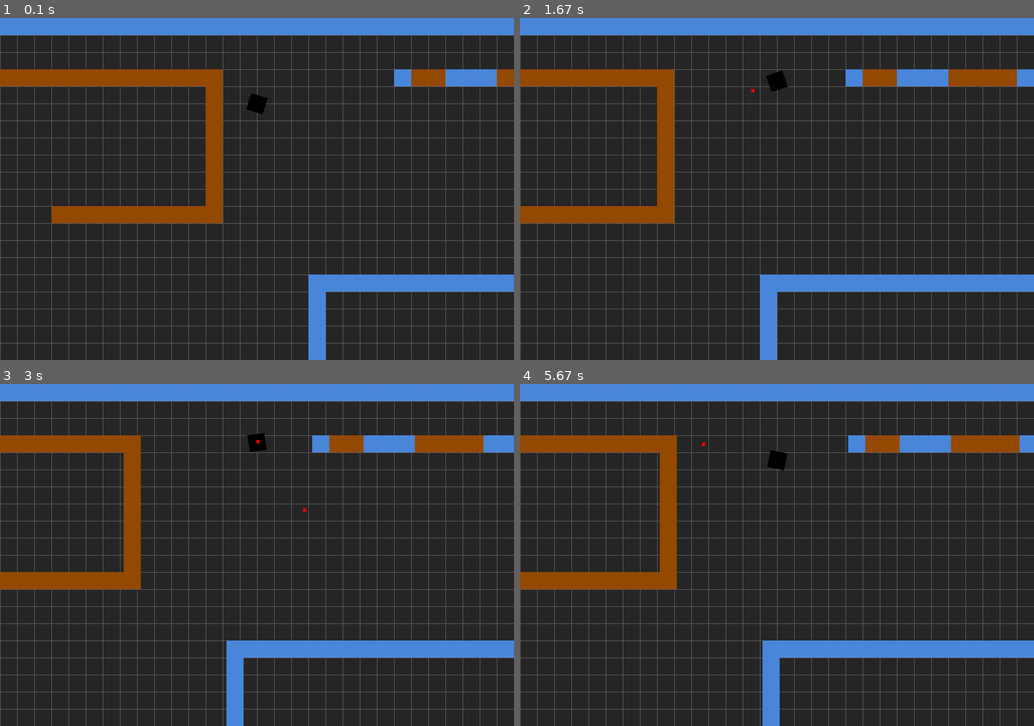
Above: before the commit, frames 1-4 (two rows, left to right).
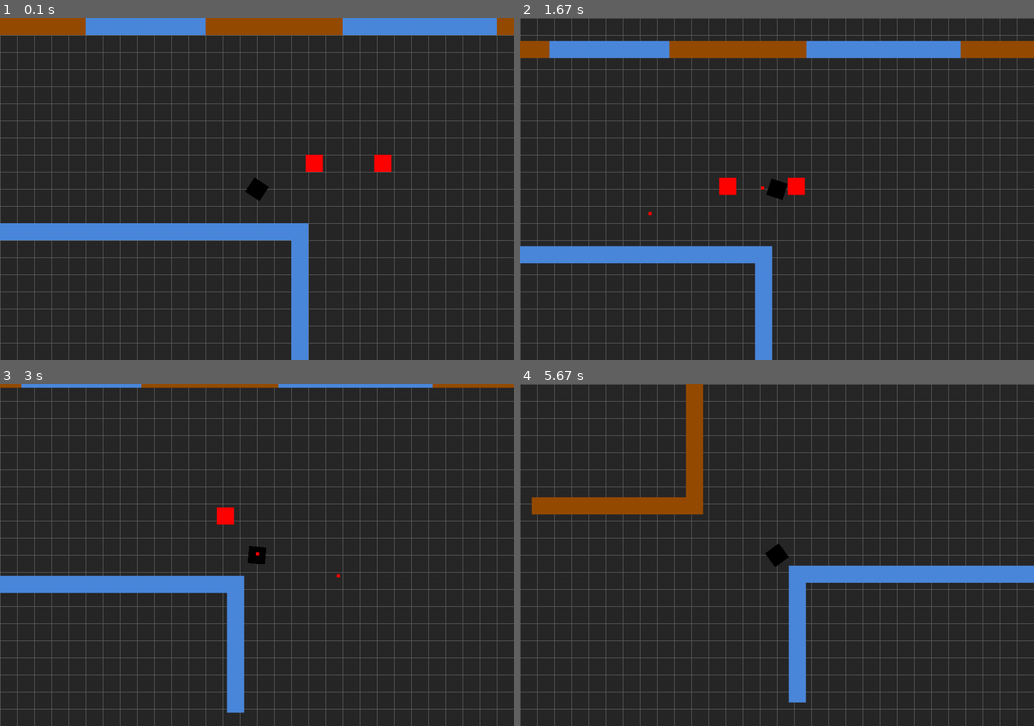
Above: after the commit, the same moments.

Repository: kangshwan/coop_pygame
Game: pygame game, started from main.py
Two runs of this game, one before a commit and one after it. Both use one fixed random seed, a clock stepped at 60 frames per second and the inputs below.
Inputs (mouse positions are in pixels of both pictures, inside the frame that each line leads up to):
- Up to frame 1 (0.1 s): no input
- Up to frame 2 (1.67 s): click (777, 189) at 0.38 s; hold D 0.67-1.13 s; click (941, 178) at 0.75 s; hold W 1.17-1.47 s; click (653, 192) at 1.25 s; hold D from 1.5 s (still down); click (617, 137) at 1.58 s
- Up to frame 3 (3 s): release D at 1.97 s; hold A 2-2.53 s; click (334, 435) at 2.08 s; hold S 2.57-2.87 s; click (318, 585) at 2.65 s; hold A from 2.9 s (still down); click (267, 438) at 2.98 s
- Up to frame 4 (5.67 s): release A at 3.3 s; hold W 3.33-3.7 s; click (591, 544) at 3.42 s; hold D 3.73-4.37 s; click (782, 589) at 3.82 s; hold S 4.4-4.77 s; click (761, 496) at 4.48 s; hold A 4.8-5.27 s; click (910, 609) at 4.88 s; hold D from 5.3 s (still down); click (694, 442) at 5.38 s

The runs differ from the first frame. In frame 1, 16% of the frame differs, in the area x 0-100%, y 0-100%; in frame 2, 23%; in frame 3, 16%; in frame 4, 20%.

Commit message:
enemy bullet kill

Diff:
--- a/main.py
+++ b/main.py
@@ -6,7 +6,6 @@
 from sprites import *
 from tilemap import *
 from os import path
-import time
 from time import sleep
 from numpy import random
 import time
@@ -61,6 +60,7 @@
         self.enemys = pg.sprite.Group()
         self.feeds = pg.sprite.Group()
         self.feed_pos = []
+
         #draw map in here / 여기서부터 맵을 그림.
         for row, tiles in enumerate(self.map.data):
             #enumerate는 한 배열에 대하여 index와 그 값을 동시에 가져올수 있음. -> 자세한건 구글링
@@ -73,12 +73,13 @@
                     self.player = Player(self, col, row)
                 if tile == 'I':
                     self.feed_pos.append((col,row))
+                if tile == 'E':
+                    Enemy(self, col, row, RED)
         self.camera = Camera(self.map.width, self.map.height)
         # make Camera class / 카메라 객체 생성
 
         test = random.randint(0,len(self.feed_pos)-1)
         Feed(self, self.feed_pos[test][0],self.feed_pos[test][1])
-
 
         #아이템or스킬상자가 랜덤한 위치에 드랍되게 / 상자를 먹으면 사라지고 일정 효과가 발동되도록 만들어주기
         #일정 주기마다 생성되도록 만들어주기 - 완료
@@ -94,8 +95,7 @@
 
 
 
-        for z in range(6,16): #한 블럭이 -1씩 이동
-            enemy(self,z,12)
+
 
         self.start_tick = pg.time.get_ticks()
 
@@ -155,4 +155,3 @@
         # this g.running will take control of game over or not
         g.new()
 pg.quit()
-sys.exit()
--- a/map/map2.txt
+++ b/map/map2.txt
@@ -3,15 +3,15 @@
 1.......................................................................................................1
 1..........22222222222222222222222222..........1221112222111112222221111111222222221111111112222222222..1
 1..........2I......................I2...................................................................1
-1..........2........................2..P................................................................1
 1..........2........................2...................................................................1
-1..........2........................2.....................T.............CAR.............................1
-1..........2........................2.....................R.............................................1
+1..........2........................2...................................................................1
+1..........2........................2...................................................................1
+1..........2........................2...................................................................1
 1..........2........................2...................................................................1
 1..........2I......................I2...................................................................1
-1..........2222222222......2222222222...................................................................1
+1..........2222222222......2222222222............................................E...E..................1
 1.......................................................................................................1
-1.......................................................................................................1
+1.............................................................................P.........................1
 1.......................................................................................................1
 1.........................................111111111111111111111111111111111111111.......................1
 1.........................................1.....................................1.......................1
--- a/sprites.py
+++ b/sprites.py
@@ -122,6 +122,7 @@
         self.collide_with_enemy('y')
         self.collide_with_feed()
 
+
         if self.now - self.last_speed > SPEEDUP_RATE:
             self.max_speed = 3
 
@@ -229,20 +230,33 @@
         if pg.time.get_ticks() - self.spawn_time > BULLET_LIFETIME:
             self.kill()
 
-class enemy(pg.sprite.Sprite):
-    def __init__(self, game, x, y):
+
+
+class Enemy(pg.sprite.Sprite):
+    def __init__(self, game, x, y, color):
         self.groups = game.all_sprites, game.enemys
         pg.sprite.Sprite.__init__(self, self.groups)
         self.game = game
         self.image = pg.Surface((TILESIZE,TILESIZE))
+        self.rect = self.image.get_rect()
         self.image.fill(RED)
-        self.rect = self.image.get_rect()
-        self.pos = vec(x,y)
+        self.pos = vec(x, y)
+        self.rect.center = self.pos
         self.rect.x = self.pos.x*TILESIZE
         self.rect.y = self.pos.y*TILESIZE
-        self.speedy = random.randrange(1,4)
+        self.speedy = 1
+
     def update(self):
         self.rect.x -= self.speedy
+        if pg.sprite.spritecollide(self, self.game.bullets, True):
+            self.kill()
+        #bullet이랑 enemy가 충돌시 둘 다 kill
+
+
+        # self.rot = (self.game.player.pos - self.pos).angle_to(vec(1, 0))
+        # self.image = pg.transform.rotate(pg.Surface((TILESIZE,TILESIZE)), self.rot)
+        # self.rect = self.image.get_rect()
+        # self.rect.center = self.pos
 
 #아이템 상자 생성
 class Feed(pg.sprite.Sprite):
